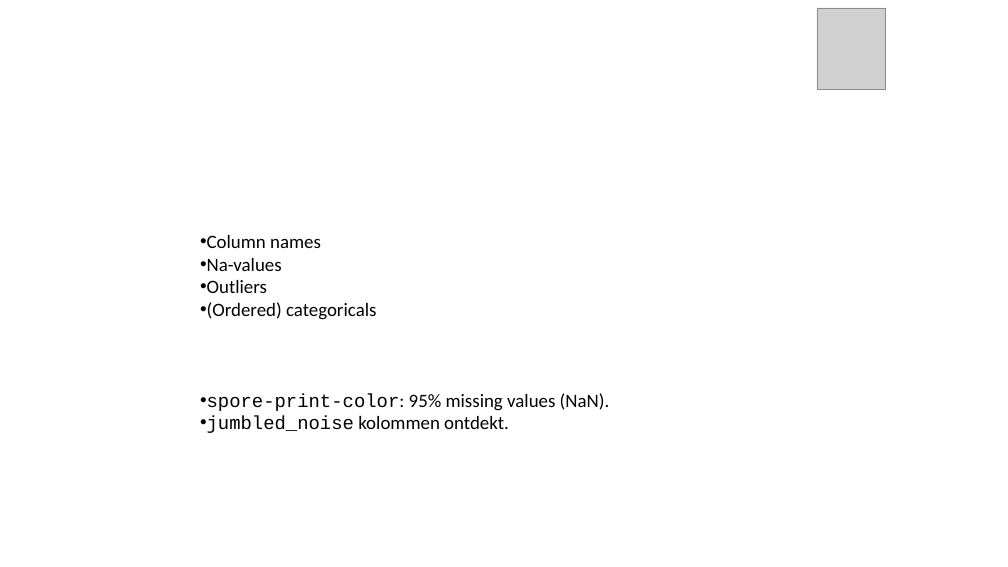
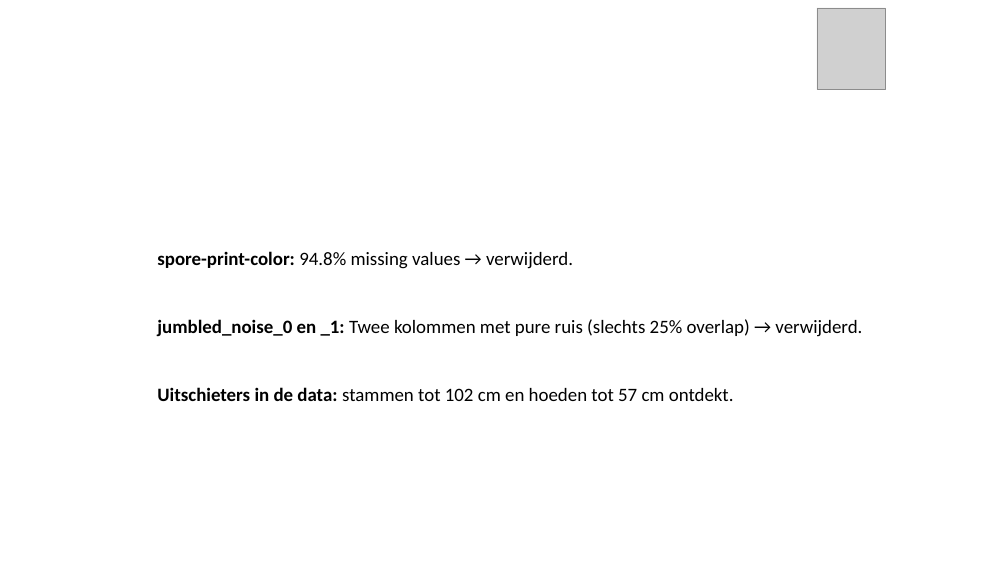
Before and after one commit to dmitcher7/CloudAI-Challenge, a slide deck: slide 4 of Presentatie Cloud AI.pptx. Drawn at 1008x567 pixels with LibreOffice and Linux fonts; fonts in the diff are those of the drawing; grey boxes stand for pictures; background and template pictures are left out. Boxes give left, top, right and bottom in pixels: in the first picture for what was removed or moved away, otherwise in the second. Text is boxed around its words. In the diff, an @@ line names an element or a change of style, - is before the commit and + after.

```diff
--- a/Presentatie Cloud AI.pptx
+++ b/Presentatie Cloud AI.pptx
@@ text at (157,251,862,401): text changed @@
-• Column names
-• Na-values
-• Outliers
-• (Ordered) categoricals
-• spore-print-color: 95% missing values (NaN).
-• jumbled_noise kolommen ontdekt.
+spore-print-color: 94.8% missing values → verwijderd.
+jumbled_noise_0 en _1: Twee kolommen met pure ruis (slechts 25% overlap) → verwijderd.
+Uitschieters in de data: stammen tot 102 cm en hoeden tot 57 cm ontdekt.
```
Also in this commit, not shown: 4 other slides changed, 18 slides added, 15 slides removed, 16 other files.
